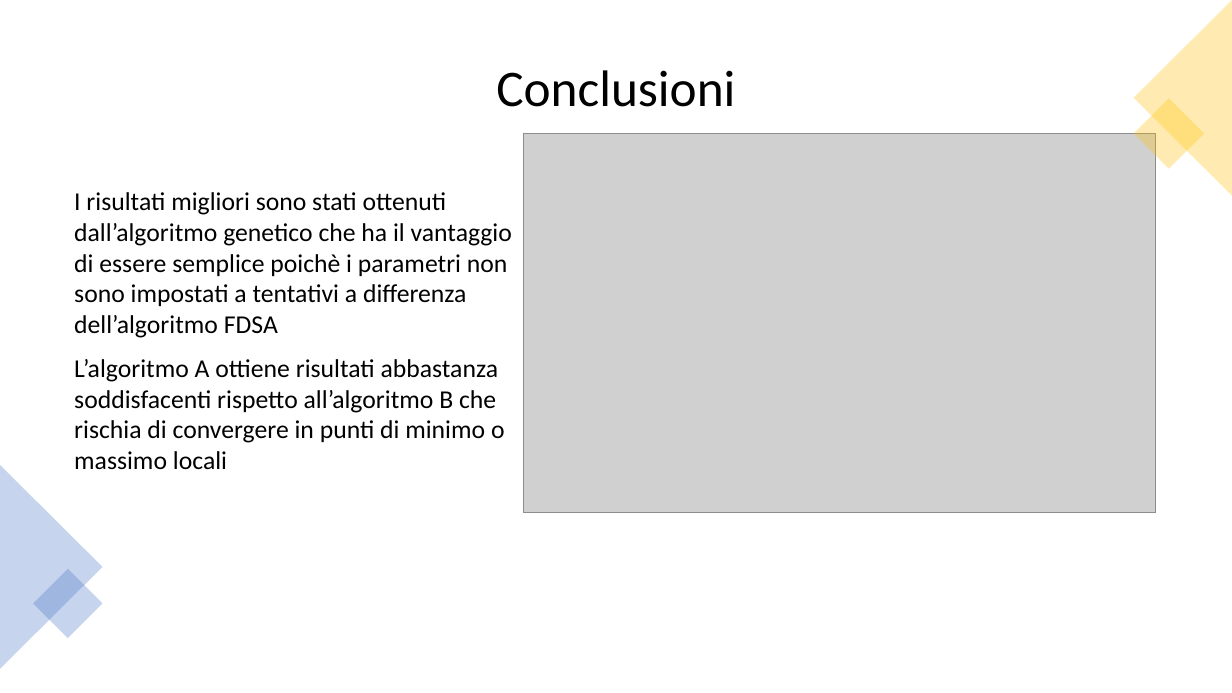
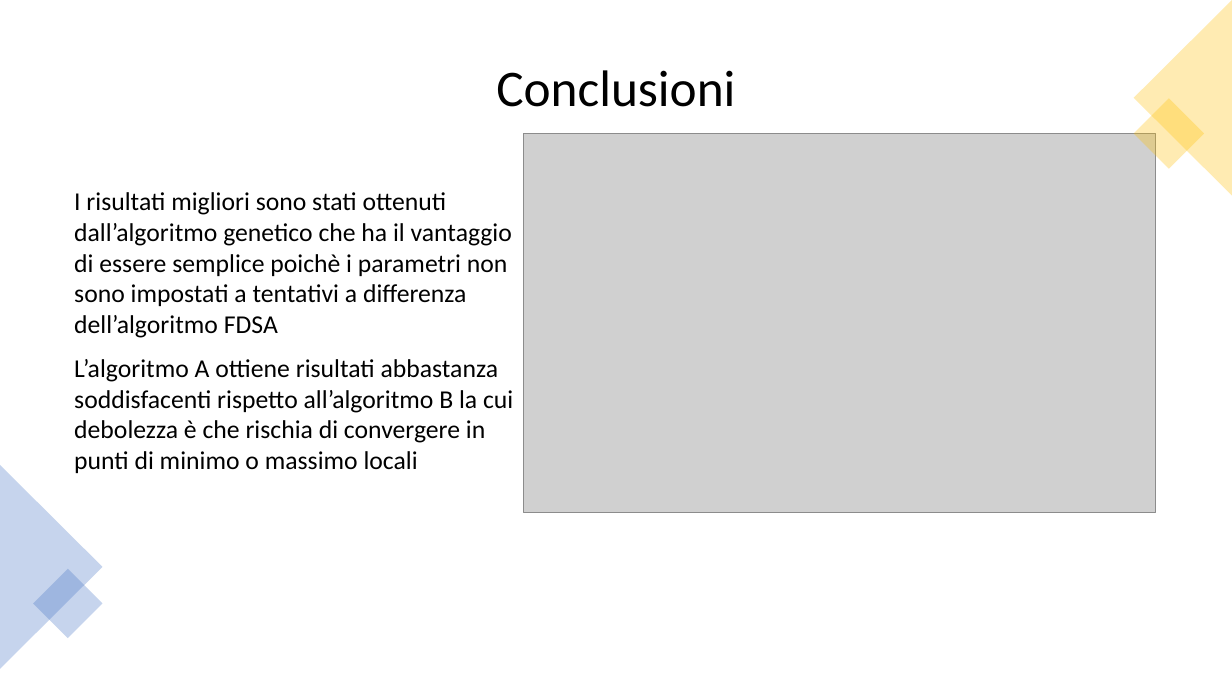
Before and after one commit to af20/mds_decision_making, a slide deck: slide 12 of R/Decision Making slides.pptx. Drawn at 1232x693 pixels with LibreOffice and Linux fonts; fonts in the diff are those of the drawing; grey boxes stand for pictures. Boxes give left, top, right and bottom in pixels: in the first picture for what was removed or moved away, otherwise in the second. Text is boxed around its words. In the diff, an @@ line names an element or a change of style, - is before the commit and + after.

```diff
--- a/R/Decision Making slides.pptx
+++ b/R/Decision Making slides.pptx
@@ text at (74, 359, 513, 473): text changed @@
-L’algoritmo A ottiene risultati abbastanza soddisfacenti rispetto all’algoritmo B che rischia di convergere in punti di minimo o massimo locali
+L’algoritmo A ottiene risultati abbastanza soddisfacenti rispetto all’algoritmo B la cui debolezza è che rischia di convergere in punti di minimo o massimo locali
```
Also in this commit, not shown: 2 other slides changed.
